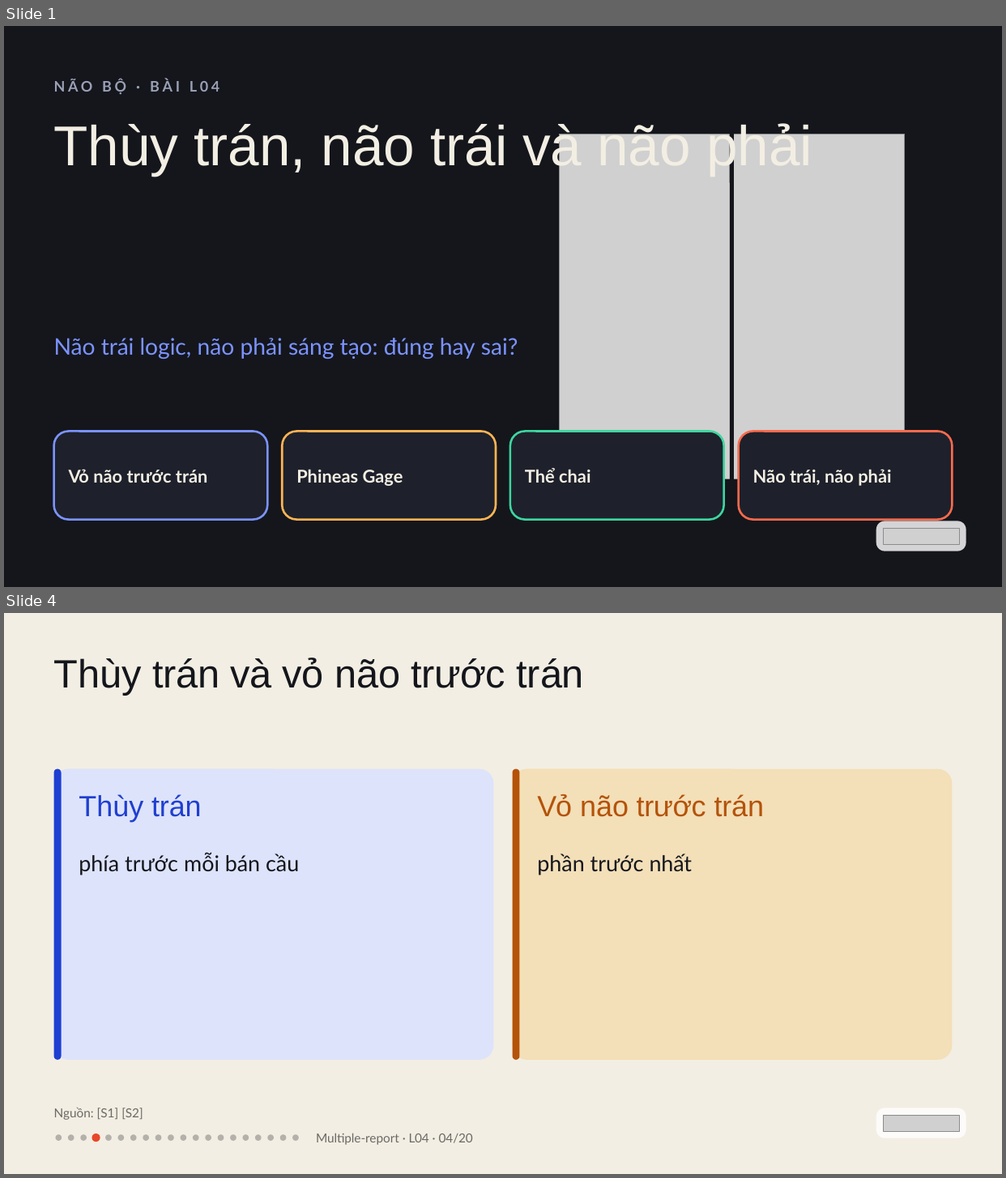
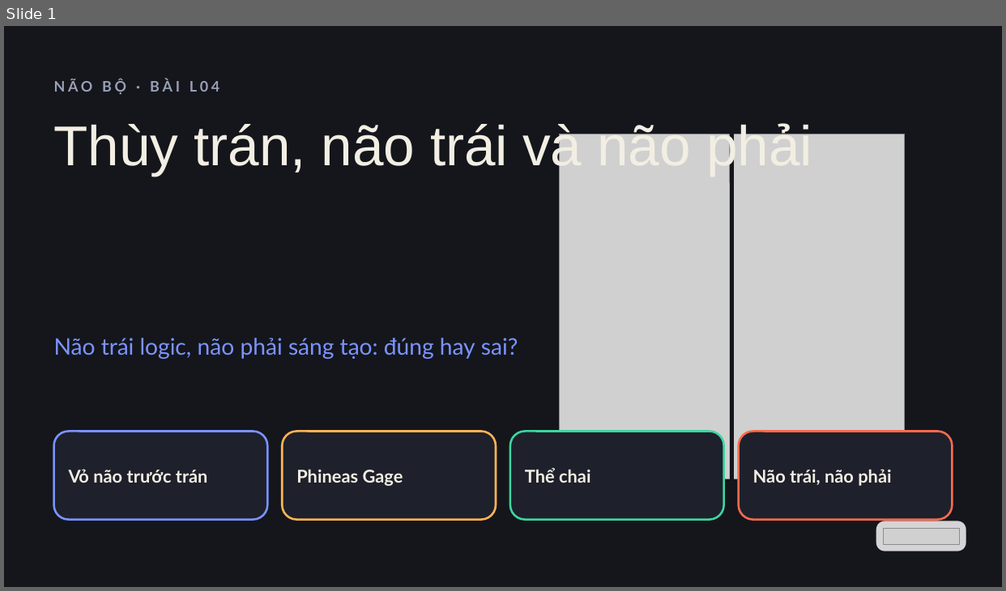
Before and after one commit to vohoailinh90/Multiple-report, a slide deck: lessons/L04/L04.pptx. Shown one above the other, each under a label of ours: slides 1 and 4 before the commit, slide 1 after it; the slides between them are not shown. The pictures are 1006x1178 and 1006x591 pixels, drawn with LibreOffice and Linux fonts; fonts in the diff are those of the drawing; grey boxes stand for pictures. Boxes give left, top, right and bottom in pixels: in the first picture for what was removed or moved away, otherwise in the second. Text is boxed around its words. In the diff, an @@ line names an element or a change of style, - is before the commit and + after.

```diff
--- a/lessons/L04/L04.pptx
+++ b/lessons/L04/L04.pptx
@@ slide 4 removed at (4,613,1002,1174), background #F3EEE3 @@
@@ text removed at (54,658,585,695) @@
-Thùy trán và vỏ não trước trán
@@ rounded rectangle removed at (54,769,493,1059) @@
@@ rounded rectangle removed at (54,769,62,1059) @@
@@ rounded rectangle removed at (513,769,952,1059) @@
@@ rounded rectangle removed at (513,769,520,1059) @@
@@ text removed at (79,794,202,822) @@
-Thùy trán
@@ text removed at (537,794,765,817) @@
-Vỏ não trước trán
@@ text removed at (79,853,299,875) @@
-phía trước mỗi bán cầu
@@ text removed at (537,854,692,875) @@
-phần trước nhất
@@ text removed at (54,1108,143,1120) @@
-Nguồn: [S1] [S2]
@@ rounded rectangle removed at (876,1109,966,1139) @@
@@ picture removed at (883,1115,959,1131) @@
@@ ellipse removed at (55,1135,62,1141) @@
@@ ellipse removed at (68,1135,74,1141) @@
@@ ellipse removed at (80,1135,87,1141) @@
@@ ellipse removed at (91,1134,100,1143) @@
@@ ellipse removed at (105,1135,111,1141) @@
@@ ellipse removed at (117,1135,124,1141) @@
@@ ellipse removed at (130,1135,136,1141) @@
@@ ellipse removed at (143,1135,149,1141) @@
@@ ellipse removed at (155,1135,161,1141) @@
@@ ellipse removed at (168,1135,173,1141) @@
@@ ellipse removed at (180,1135,186,1141) @@
@@ ellipse removed at (193,1135,198,1141) @@
@@ ellipse removed at (205,1135,211,1141) @@
@@ ellipse removed at (218,1135,224,1141) @@
@@ ellipse removed at (230,1135,236,1141) @@
@@ ellipse removed at (242,1135,249,1141) @@
@@ ellipse removed at (255,1135,261,1141) @@
@@ ellipse removed at (267,1135,274,1141) @@
@@ ellipse removed at (280,1135,286,1141) @@
@@ ellipse removed at (292,1135,298,1141) @@
@@ text removed at (316,1133,473,1145) @@
-Multiple-report · L04 · 04/20
```
Also in this commit, not shown: 6 slides changed, 42 slides added, 12 other slides removed, 9 other files.
